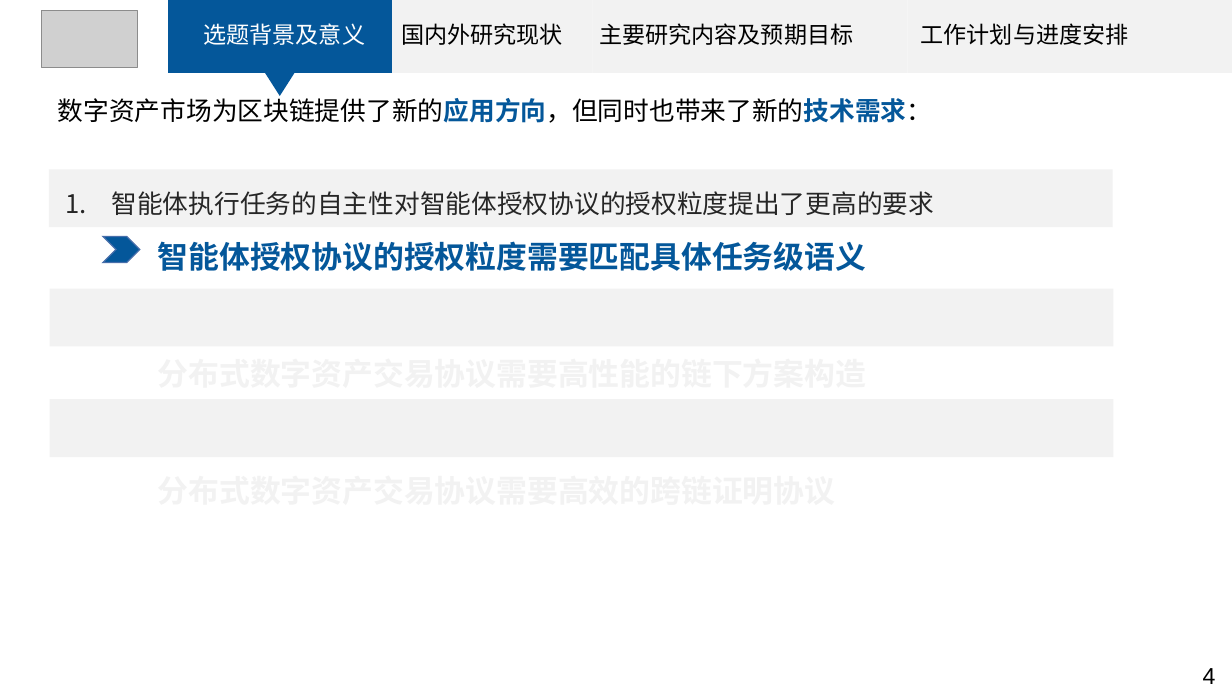
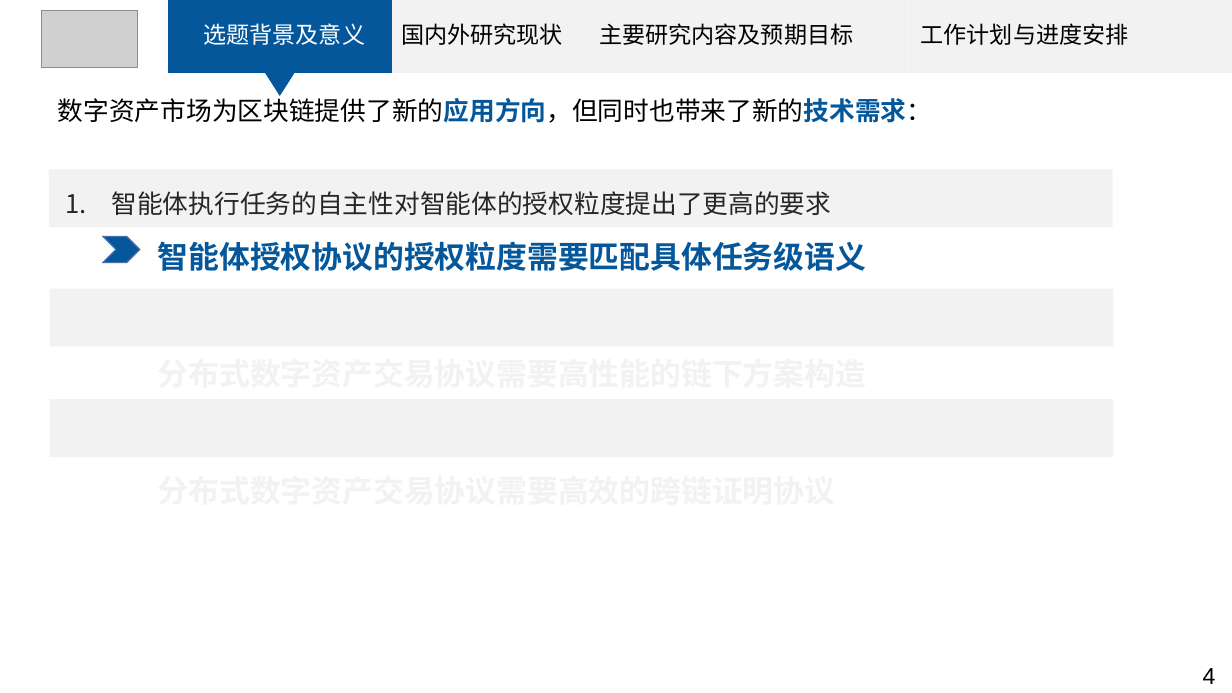
Before and after one commit to tiaxiaoer/Graduate-Paper, a slide deck: slide 8 of Graduate-Paper/Proposal/开题答辩ppt-袁伟奇.pptx (slide 6 before the commit). Drawn at 1232x693 pixels with LibreOffice and Linux fonts; fonts in the diff are those of the drawing; grey boxes stand for pictures. Boxes give left, top, right and bottom in pixels: in the first picture for what was removed or moved away, otherwise in the second. Text is boxed around its words. In the diff, an @@ line names an element or a change of style, - is before the commit and + after.

```diff
--- a/Graduate-Paper/Proposal/开题答辩ppt-袁伟奇.pptx
+++ b/Graduate-Paper/Proposal/开题答辩ppt-袁伟奇.pptx
@@ text at (112, 191, 832, 215): text changed @@
-1. 智能体执行任务的自主性对智能体授权协议的授权粒度提出了更高的要求
+1. 智能体执行任务的自主性对智能体的授权粒度提出了更高的要求
```
Also in this commit, not shown: 2 other slides changed, 10 slides added, 47 other files.
